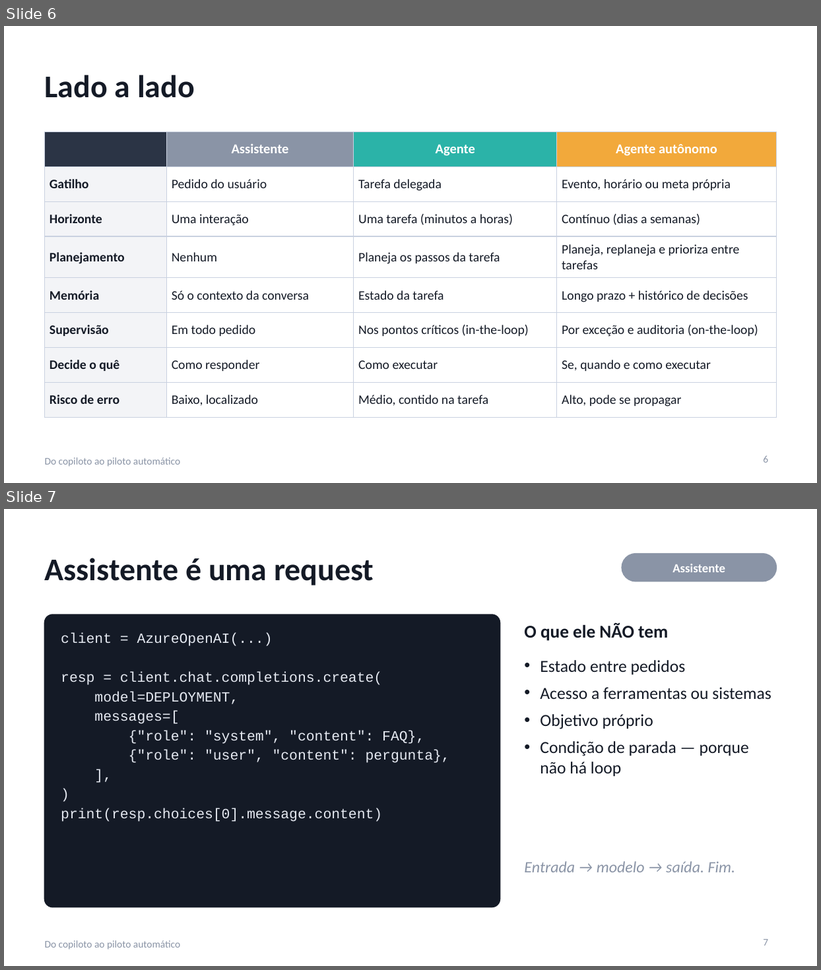
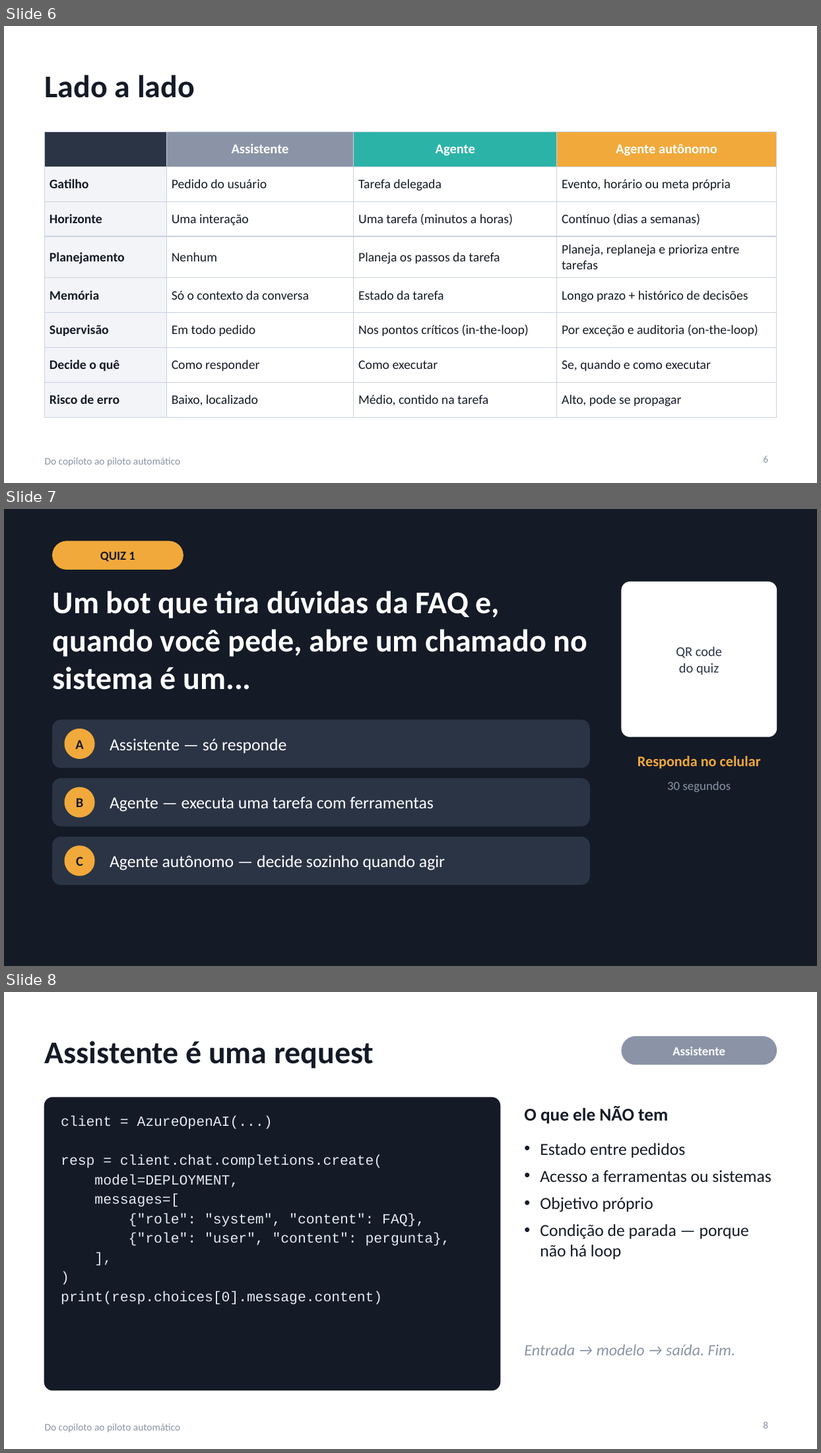
Before and after one commit to hsouzaeduardo/copiloto-piloto-automatico, a slide deck: slides/do-copiloto-ao-piloto-automatico.pptx. Shown one above the other, each under a label of ours: slides 6 and 7 before the commit, slides 6, 7 and 8 after it. The pictures are 821x970 and 821x1453 pixels, drawn with LibreOffice and Linux fonts; fonts in the diff are those of the drawing. Boxes give left, top, right and bottom in pixels: in the first picture for what was removed or moved away, otherwise in the second. Text is boxed around its words. In the diff, an @@ line names an element or a change of style, - is before the commit and + after.

```diff
--- a/slides/do-copiloto-ao-piloto-automatico.pptx
+++ b/slides/do-copiloto-ao-piloto-automatico.pptx
@@ slide 7 added at [4, 509, 817, 966], background #141A26 @@
@@ rounded rectangle added at [53, 541, 183, 569], fill #F2A93B, outline #F2A93B 1 pt @@
@@ text added at [100, 551, 135, 562], 11 pt, text #141A26, bold @@
+QUIZ 1
@@ rounded rectangle added at [622, 582, 776, 737], fill #FFFFFF, outline #FFFFFF 1 pt @@
@@ title added at [53, 591, 587, 690], 28 pt, text #FFFFFF, bold @@
+Um bot que tira dúvidas da FAQ e, quando você pede, abre um chamado no sistema é um...
@@ text added at [676, 646, 722, 675], 12 pt, text #2B3445 @@
+QR code
+do quiz
@@ rounded rectangle added at [53, 720, 589, 768], fill #2B3445, outline #2B3445 1 pt @@
@@ ellipse added at [65, 729, 94, 758], fill #F2A93B, outline #F2A93B 1 pt @@
@@ text added at [75, 740, 83, 749], 12 pt, text #141A26, bold @@
+A
@@ text added at [110, 739, 286, 753], 15 pt, text #FFFFFF @@
+Assistente — só responde
@@ text added at [638, 756, 761, 769], 13 pt, text #F2A93B, bold @@
+Responda no celular
@@ rounded rectangle added at [53, 779, 589, 826], fill #2B3445, outline #2B3445 1 pt @@
@@ text added at [667, 782, 731, 792], 11 pt, text #8A94A6 @@
+30 segundos
@@ ellipse added at [65, 788, 94, 817], fill #F2A93B, outline #F2A93B 1 pt @@
@@ text added at [76, 798, 83, 807], 12 pt, text #141A26, bold @@
+B
@@ text added at [110, 797, 434, 812], 15 pt, text #FFFFFF @@
+Agente — executa uma tarefa com ferramentas
@@ rounded rectangle added at [53, 838, 589, 885], fill #2B3445, outline #2B3445 1 pt @@
@@ ellipse added at [65, 846, 94, 876], fill #F2A93B, outline #F2A93B 1 pt @@
@@ text added at [76, 857, 83, 866], 12 pt, text #141A26, bold @@
+C
@@ text added at [110, 855, 445, 871], 15 pt, text #FFFFFF @@
+Agente autônomo — decide sozinho quando agir
@@ what was slide 7 is now slide 8 @@
@@ page number at [763, 1422, 768, 1429]: text changed @@
-7
+8
```
Also in this commit, not shown: 5 slides changed, 3 other slides added, 1 slide removed.
